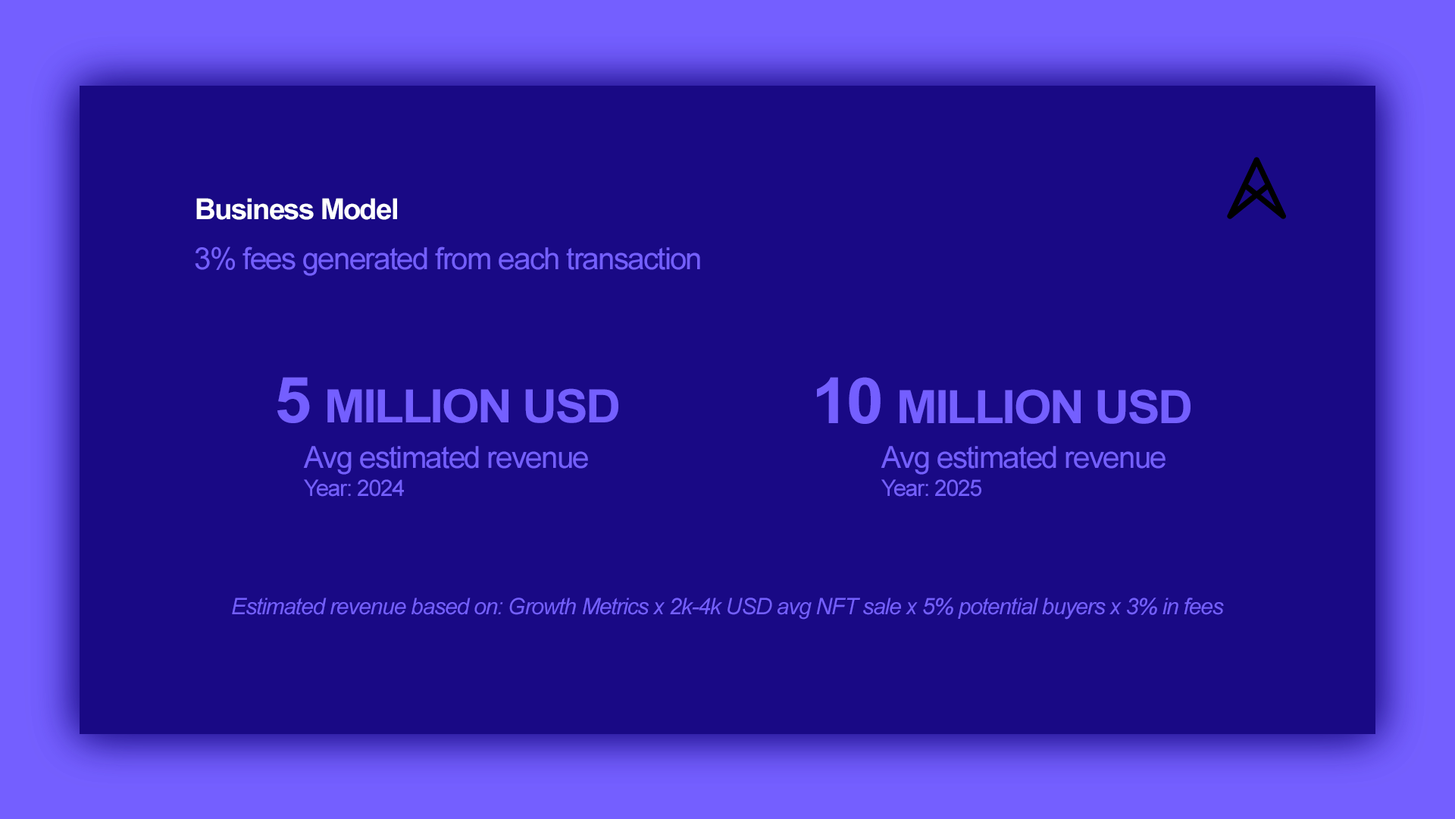
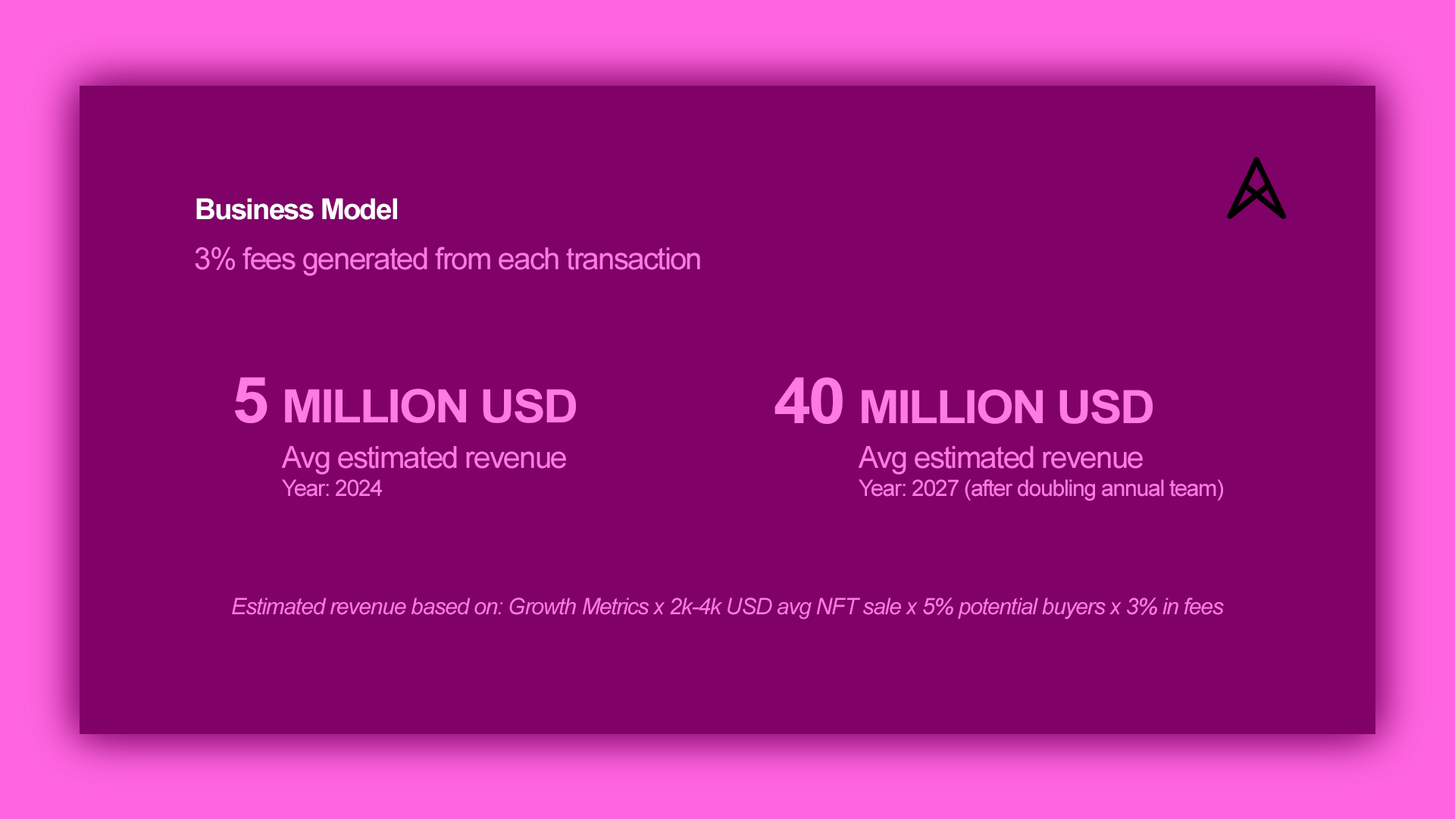
Comparing the layer stacks of the two 1455 × 819 images. Changes:
painted on "Estimated revenue based on: Growth Metrics x 2k-4k USD avg NFT" over (x1=231, y1=597, x2=1225, y2=620)
renamed "Year: 2025" to "Year: 2027 (after doubling annual team)", painted on it over (x1=858, y1=479, x2=1224, y2=502)
painted on "Year: 2024" over (x1=281, y1=479, x2=405, y2=497)
renamed "Avg estimated revenue copy" to "Avg estimated revenue", painted on it over (x1=858, y1=445, x2=1166, y2=475)
painted on "Avg estimated revenue" (2nd of 2) over (x1=281, y1=445, x2=589, y2=475)
painted on "3% fees generated from each transaction" over (x1=194, y1=246, x2=701, y2=276)
renamed "10 MILLION USD" to "40 MILLION USD", painted on it over (x1=774, y1=376, x2=1191, y2=424)
painted on "5 MILLION USD" over (x1=234, y1=376, x2=619, y2=423)
painted on "Rectangle 2" over (x1=79, y1=85, x2=1376, y2=734)
painted on "Rectangle 2 copy 2" over (x1=22, y1=28, x2=1433, y2=791)
painted on "Rectangle 2 copy" over (x1=22, y1=28, x2=1433, y2=791)
painted on "Layer 0" over (x1=0, y1=0, x2=1455, y2=819)
